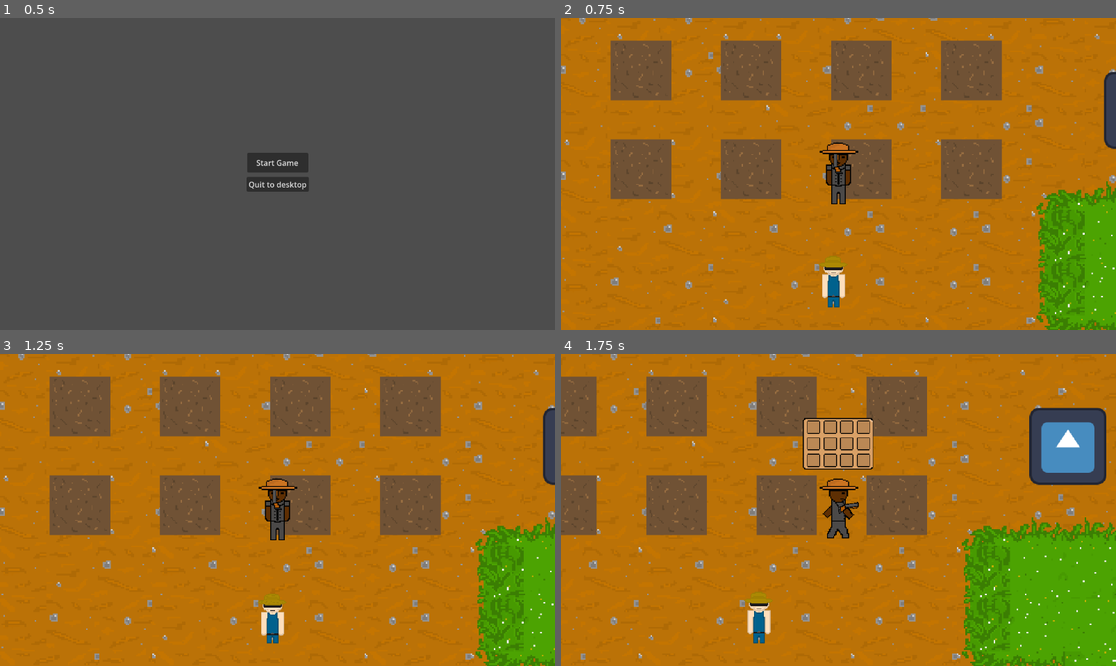
Above: before the commit, frames 1-4 (two rows, left to right).
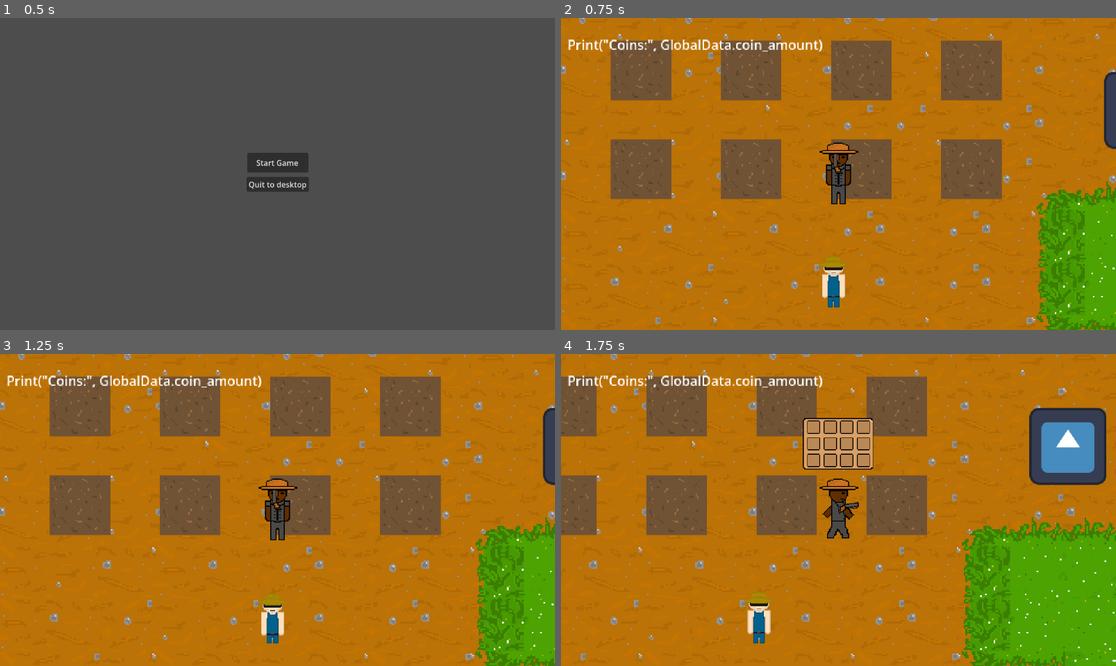
Above: after the commit, the same moments.

Repository: Joeredmile/FarmingDTG
Game: Godot game, scene res://scenes/menu.tscn
Same seed, same stepped clock (60 frames per second), same inputs: the game is played once before the commit and once after it. The engine's default icon, where the game draws it, is replaced by a stand-in: a white triangle on a blue panel in a dark square.
Inputs (mouse positions are in pixels of both pictures, inside the frame that each line leads up to):
- Up to frame 1 (0.5 s): no input
- Up to frame 2 (0.75 s): click "Start Game" at 0.5 s
- Up to frame 3 (1.25 s): no input
- Up to frame 4 (1.75 s): move the mouse to (960, 494) at 1.27 s; hold D (right) from 1.28 s (still down); tap I (i) at 1.35 s

Frame 1 is identical in both runs. In frame 2, 0.7% of the frame differs, in the area x 1-48%, y 6-11%; in frame 3, 0.7%; in frame 4, 0.7%.

Commit message:
starting on UI

Diff:
--- a/farming-dtg/scenes/player.tscn
+++ b/farming-dtg/scenes/player.tscn
@@ -337,6 +337,23 @@
 script = ExtResource("1_g2els")
 inv = ExtResource("2_dqkch")
 
+[node name="player_ui" type="Control" parent="." unique_id=485953845]
+z_index = 9
+layout_mode = 3
+anchors_preset = 0
+offset_left = -330.0
+offset_top = -180.0
+offset_right = -234.0
+offset_bottom = -140.0
+
+[node name="Label" type="Label" parent="player_ui" unique_id=1815409710]
+layout_mode = 0
+offset_left = 3.0
+offset_top = 12.0
+offset_right = 143.0
+offset_bottom = 67.0
+text = "Print(\"Coins:\", GlobalData.coin_amount)"
+
 [node name="CollisionShape2D" type="CollisionShape2D" parent="." unique_id=1055503155]
 position = Vector2(0, -1)
 shape = SubResource("RectangleShape2D_dqkch")
